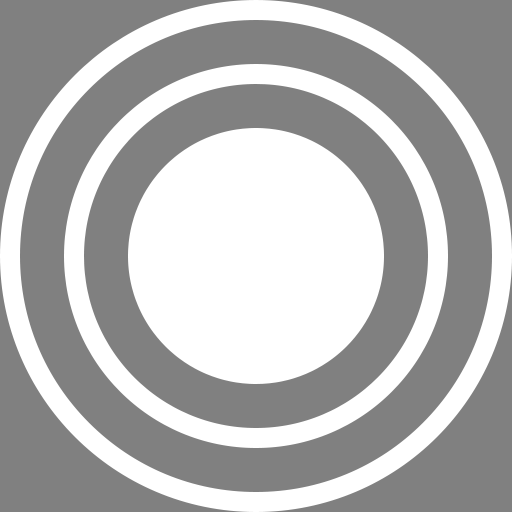
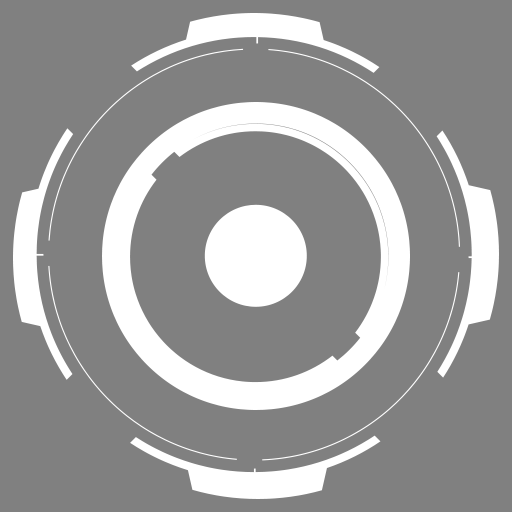
Layered file, before and after one edit (512x512). Changes by layer:
removed layer "Ellipse 3" over [128, 128, 384, 384]
removed layer "Ellipse 2" over [64, 64, 448, 448]
painted on "Ellipse 1" over [0, 0, 512, 512]
added layer "Shape 5" above "Layer 2" over [102, 102, 410, 410]
added layer "Shape 4" above "Layer 1" over [13, 13, 499, 499]
